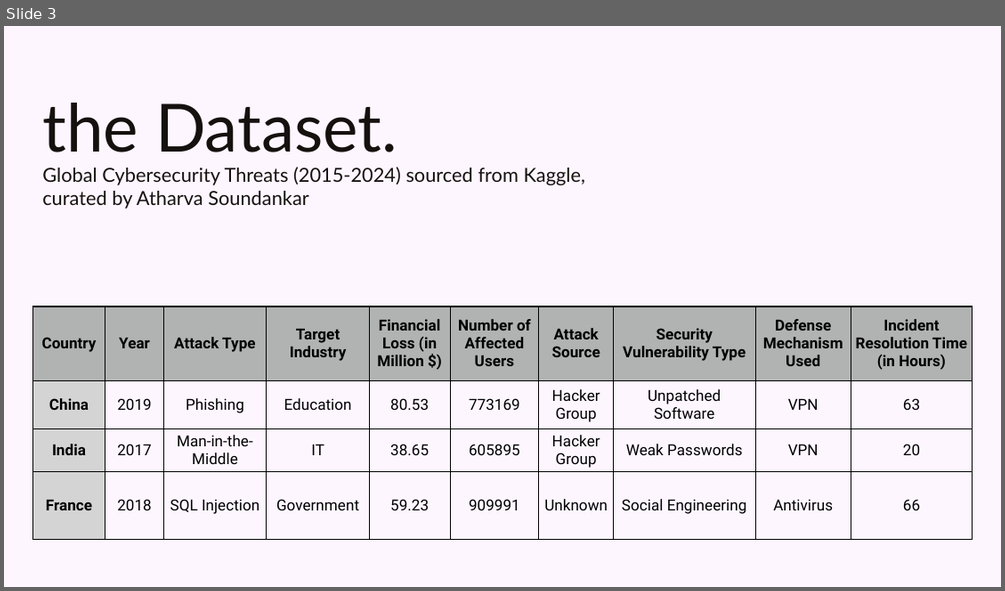
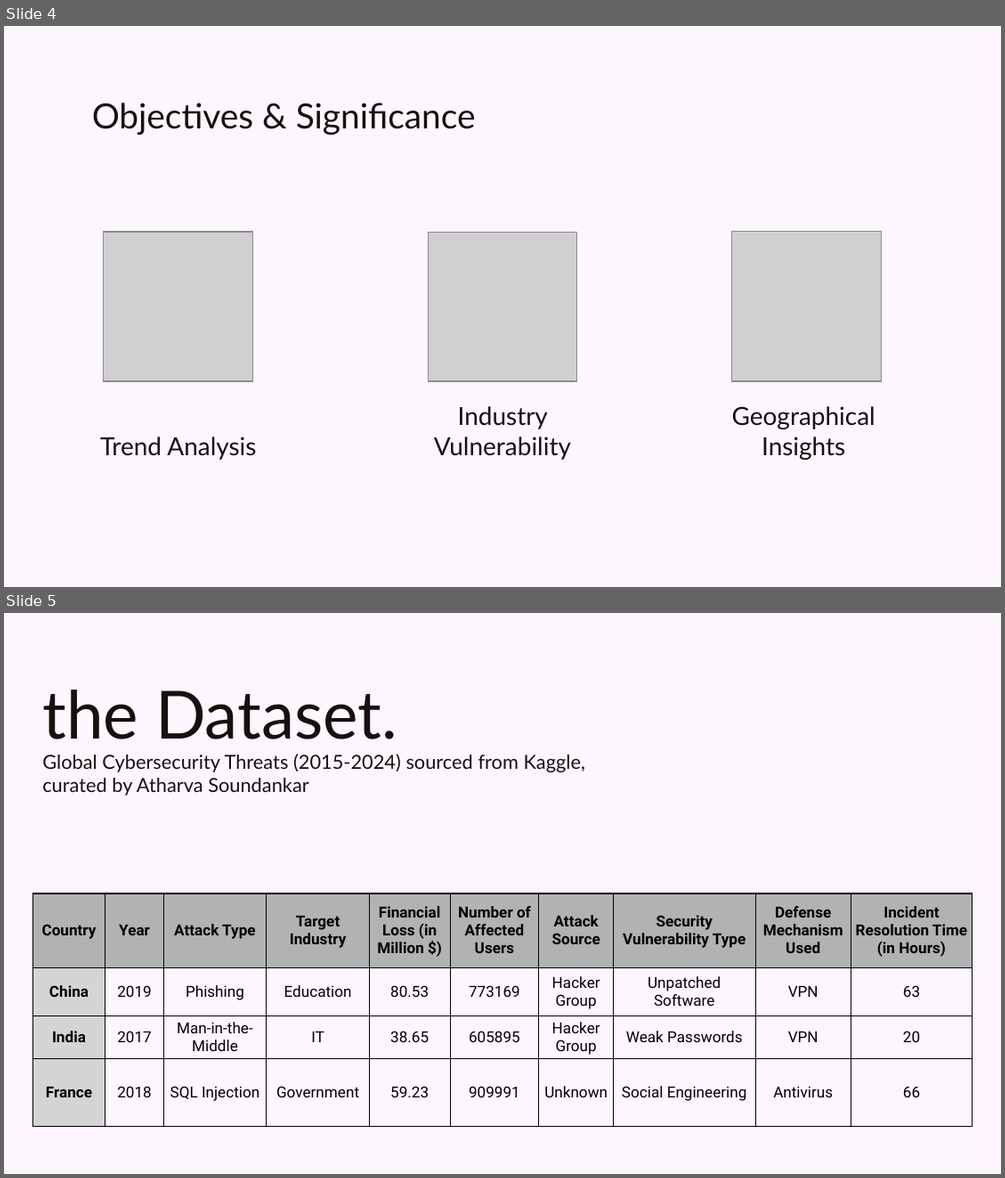
Before and after one commit to Vamin-co/CyberInsights, a slide deck: CyberInsightsPres.pptx. Shown one above the other, each under a label of ours: slide 3 before the commit, slides 4 and 5 after it. The pictures are 1005x591 and 1005x1178 pixels, drawn with LibreOffice and Linux fonts; fonts in the diff are those of the drawing; grey boxes stand for pictures; background and template pictures are left out. Boxes give left, top, right and bottom in pixels: in the first picture for what was removed or moved away, otherwise in the second. Text is boxed around its words. In the diff, an @@ line names an element or a change of style, - is before the commit and + after.

```diff
--- a/CyberInsightsPres.pptx
+++ b/CyberInsightsPres.pptx
@@ slide 4 added at [4, 26, 1001, 587], background picture (left out) @@
@@ title added at [92, 103, 476, 135], 25 pt, text #15110E @@
+Objectives & Significance
@@ picture added at [104, 232, 253, 381] @@
@@ picture added at [428, 232, 577, 381] @@
@@ picture added at [732, 232, 882, 381] @@
@@ subtitle added at [434, 406, 571, 459], 18 pt, text #15110E @@
+Industry Vulnerability
@@ subtitle added at [732, 406, 875, 459], 18 pt, text #15110E @@
+Geographical
+Insights
@@ subtitle added at [100, 436, 256, 459], 18 pt, text #15110E @@
+Trend Analysis
@@ what was slide 3 is now slide 5 @@
```
Also in this commit, not shown: 2 slides changed, 6 other slides added, 12 slides removed, 1 other file.
